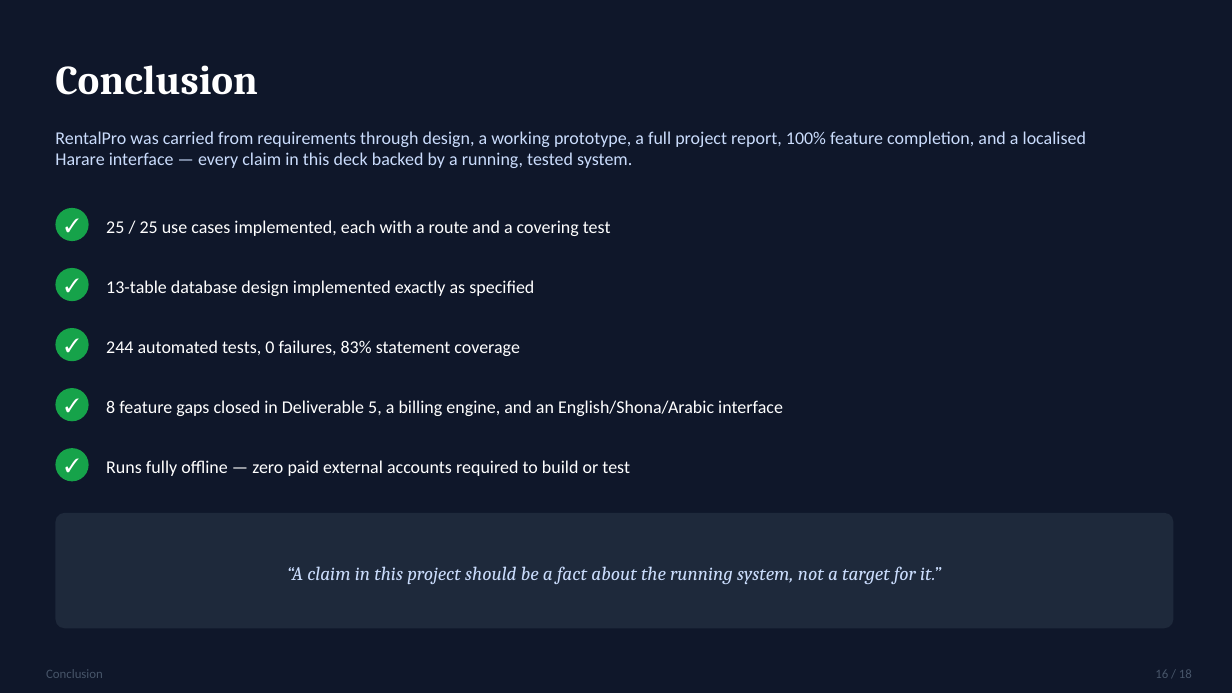
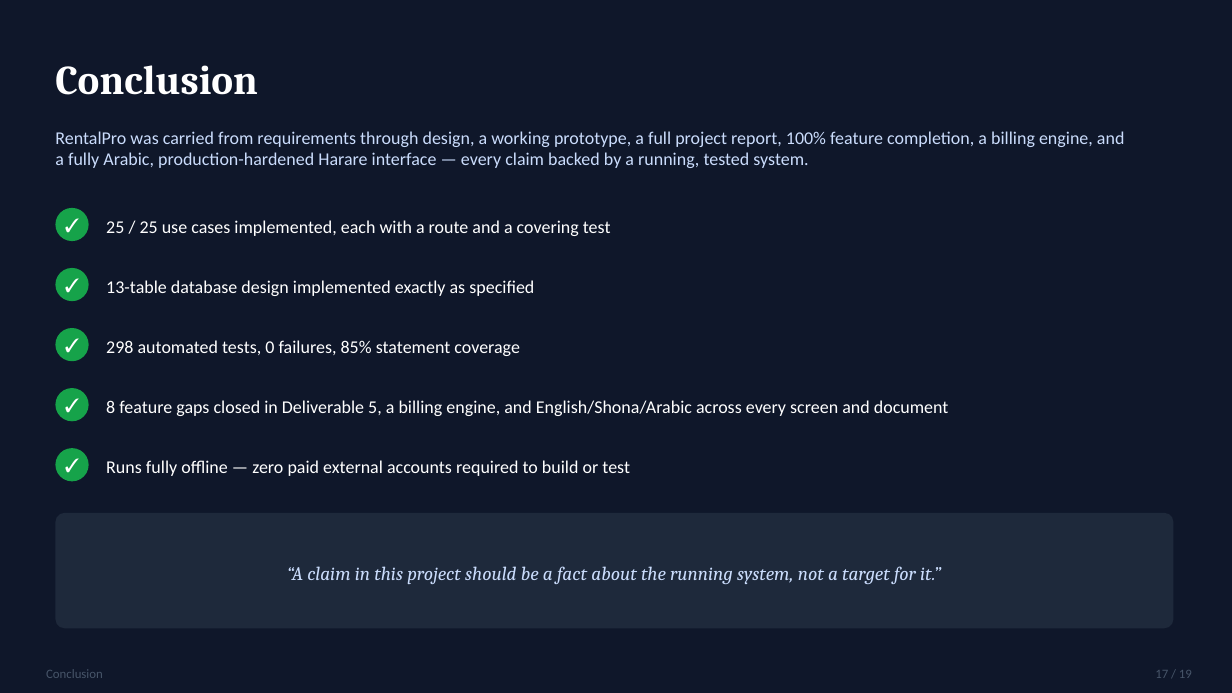
Before and after one commit to Abdur-lab/github-slideshow, a slide deck: slide 17 of docs/ABDURRAHMAAN_IT401_DEL_6_PRESENTATION.pptx (slide 16 before the commit). Drawn at 1232x693 pixels with LibreOffice and Linux fonts; fonts in the diff are those of the drawing. Boxes give left, top, right and bottom in pixels: in the first picture for what was removed or moved away, otherwise in the second. Text is boxed around its words. In the diff, an @@ line names an element or a change of style, - is before the commit and + after.

```diff
--- a/docs/ABDURRAHMAAN_IT401_DEL_6_PRESENTATION.pptx
+++ b/docs/ABDURRAHMAAN_IT401_DEL_6_PRESENTATION.pptx
@@ text at (55, 131, 1125, 168): text changed @@
-RentalPro was carried from requirements through design, a working prototype, a full project report, 100% feature completion, and a localised Harare interface — every claim in this deck backed by a running, tested system.
+RentalPro was carried from requirements through design, a working prototype, a full project report, 100% feature completion, a billing engine, and a fully Arabic, production-hardened Harare interface — every claim backed by a running, tested system.
@@ text at (106, 340, 520, 356): text changed @@
-244 automated tests, 0 failures, 83% statement coverage
+298 automated tests, 0 failures, 85% statement coverage
@@ text at (106, 400, 949, 416): text changed @@
-8 feature gaps closed in Deliverable 5, a billing engine, and an English/Shona/Arabic interface
+8 feature gaps closed in Deliverable 5, a billing engine, and English/Shona/Arabic across every screen and document
@@ text at (1155, 670, 1192, 678): text changed @@
-16 / 18
+17 / 19
```
Also in this commit, not shown: 16 other slides changed, 1 slide added, 10 other files.
